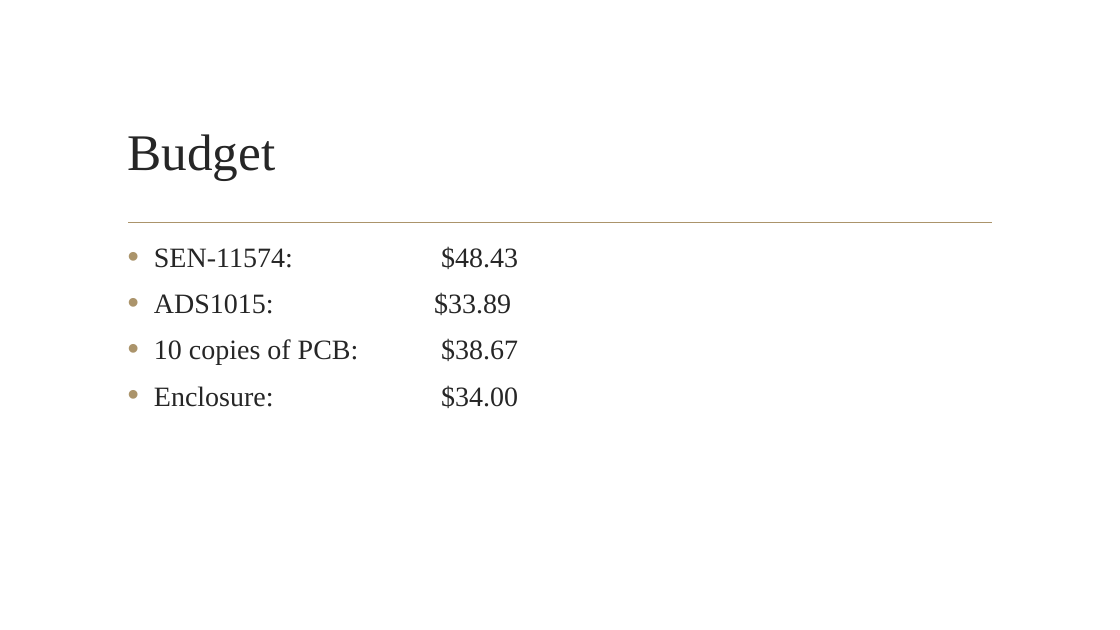
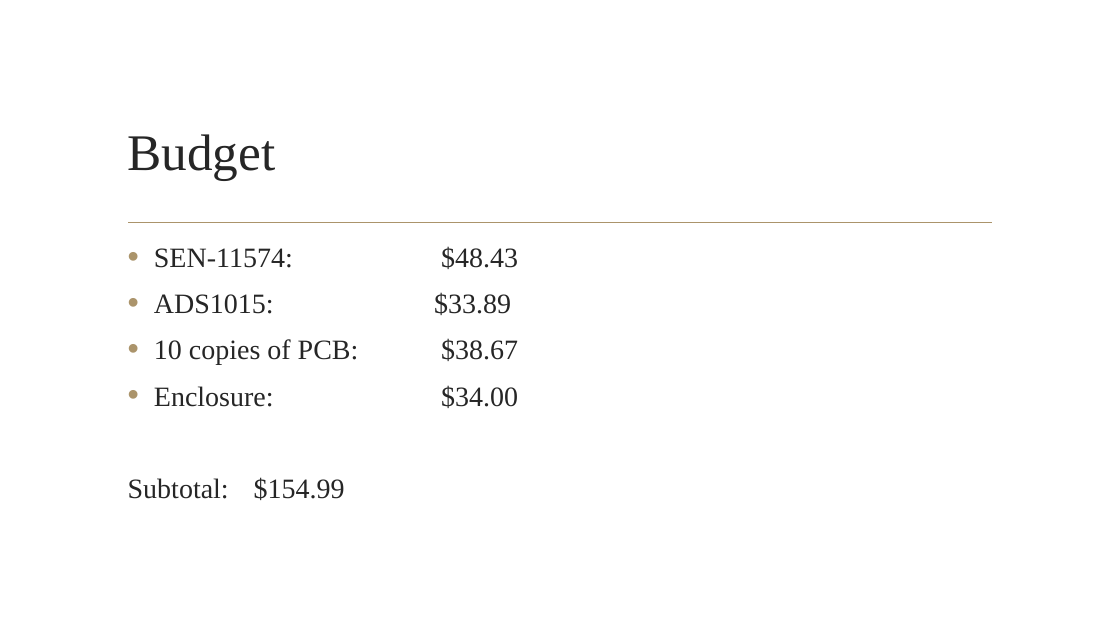
Before and after one commit to qu0cquyen/Automotive_UI, a slide deck: slide 3 of documentation/Automotive_UI_Presentation.pptx. Drawn at 1120x630 pixels with LibreOffice and Linux fonts; fonts in the diff are those of the drawing; background and template pictures are left out. Boxes give left, top, right and bottom in pixels: in the first picture for what was removed or moved away, otherwise in the second. Text is boxed around its words. In the diff, an @@ line names an element or a change of style, - is before the commit and + after.

```diff
--- a/documentation/Automotive_UI_Presentation.pptx
+++ b/documentation/Automotive_UI_Presentation.pptx
@@ text at [128,477,345,500]: paragraph added @@
+Subtotal: $154.99
```
Also in this commit, not shown: 2 other slides changed, 1 other file.
